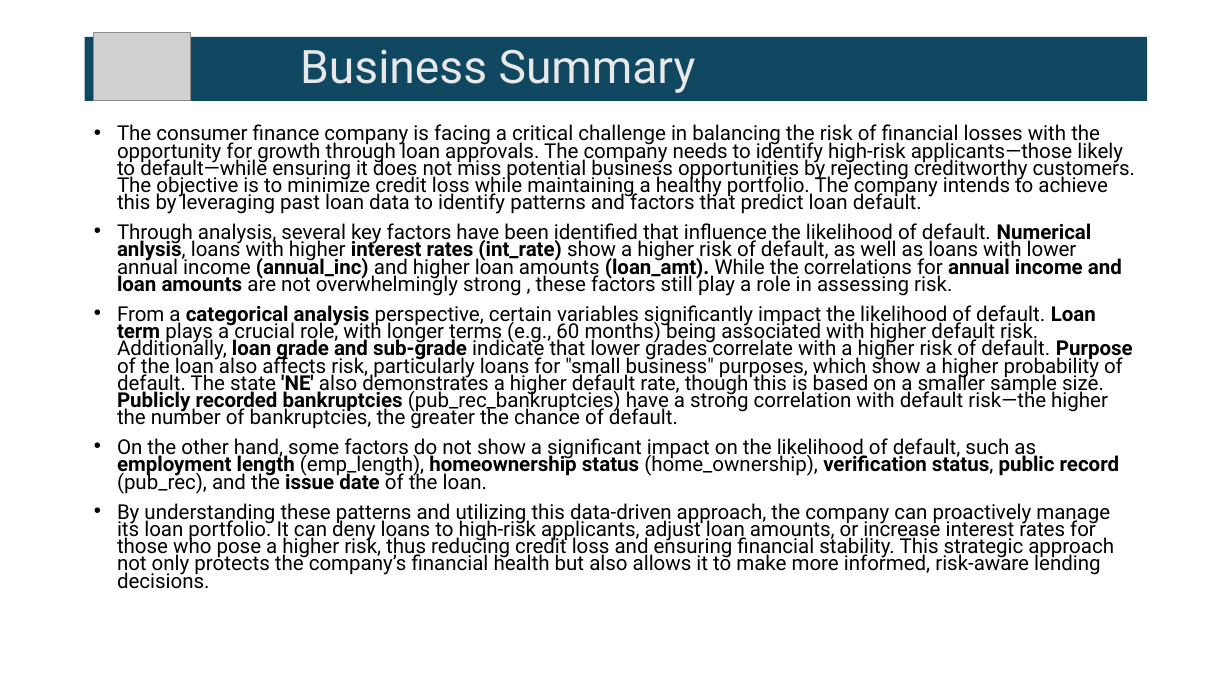
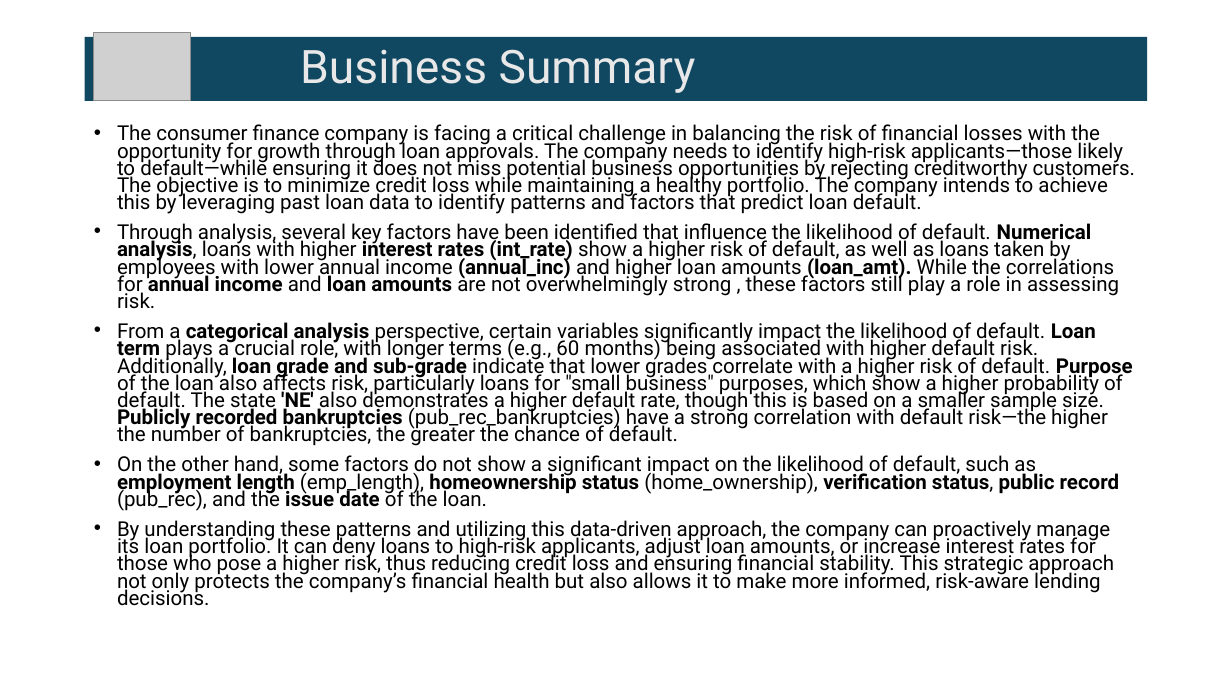
Before and after one commit to pradeephm31/LendingClubCaseStudy, a slide deck: slide 10 of LendingClubCaseStudy.pptx. Drawn at 1232x693 pixels with LibreOffice and Linux fonts; fonts in the diff are those of the drawing; grey boxes stand for pictures. Boxes give left, top, right and bottom in pixels: in the first picture for what was removed or moved away, otherwise in the second. Text is boxed around its words. In the diff, an @@ line names an element or a change of style, - is before the commit and + after.

Commit message:
Modified ppt and ReadMe

```diff
--- a/LendingClubCaseStudy.pptx
+++ b/LendingClubCaseStudy.pptx
@@ text at (117,223,1119,309): text changed @@
-• Through analysis, several key factors have been identified that influence the likelihood of default. Numerical anlysis, loans with higher interest rates (int_rate) show a higher risk of default, as well as loans with lower annual income (annual_inc) and higher loan amounts (loan_amt). While the correlations for annual income and loan amounts are not overwhelmingly strong , these factors still play a role in assessing risk.
+• Through analysis, several key factors have been identified that influence the likelihood of default. Numerical analysis, loans with higher interest rates (int_rate) show a higher risk of default, as well as loans taken by employees with lower annual income (annual_inc) and higher loan amounts (loan_amt). While the correlations for annual income and loan amounts are not overwhelmingly strong , these factors still play a role in assessing risk.
```
Also in this commit, not shown: 1 other file.
